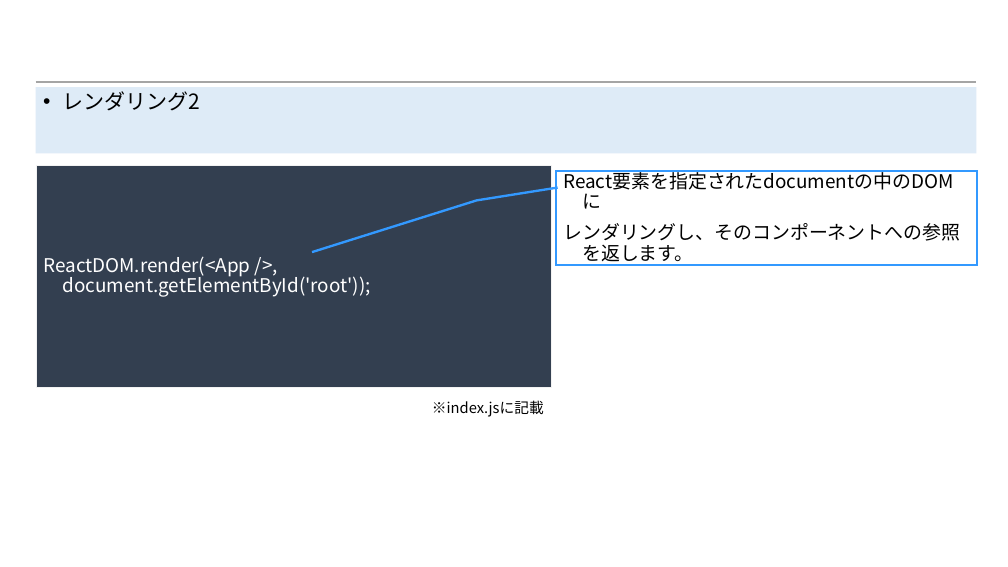
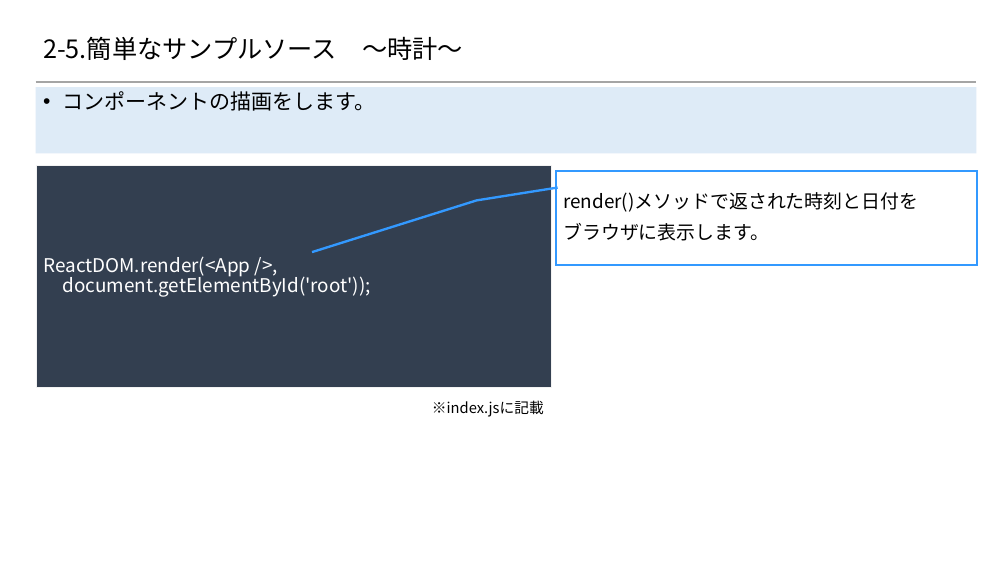
Before and after one commit to 2018SYSTEMI34/diary, a slide deck: slide 11 of doc/02_SlideShare/01.ネタ/２_Reactの基礎/2-6_簡単なサンプルソース.pptx (slide 10 before the commit). Drawn at 1008x567 pixels with LibreOffice and Linux fonts; fonts in the diff are those of the drawing; background and template pictures are left out. Boxes give left, top, right and bottom in pixels: in the first picture for what was removed or moved away, otherwise in the second. Text is boxed around its words. In the diff, an @@ line names an element or a change of style, - is before the commit and + after.

```diff
--- a/doc/02_SlideShare/01.ネタ/２_Reactの基礎/2-6_簡単なサンプルソース.pptx
+++ b/doc/02_SlideShare/01.ネタ/２_Reactの基礎/2-6_簡単なサンプルソース.pptx
@@ title added at (43,36,463,60), 24 pt, text #000000 @@
+2-5.簡単なサンプルソース ～時計～
@@ text at (62,91,375,111): text changed @@
-• レンダリング2
+• コンポーネントの描画をします。
@@ text in border callout at (563,192,918,241): text changed @@
-React要素を指定されたdocumentの中のDOMに
-レンダリングし、そのコンポーネントへの参照を返します。
+render()メソッドで返された時刻と日付を
+ブラウザに表示します。
```
Also in this commit, not shown: 6 other slides changed, 1 slide added.
